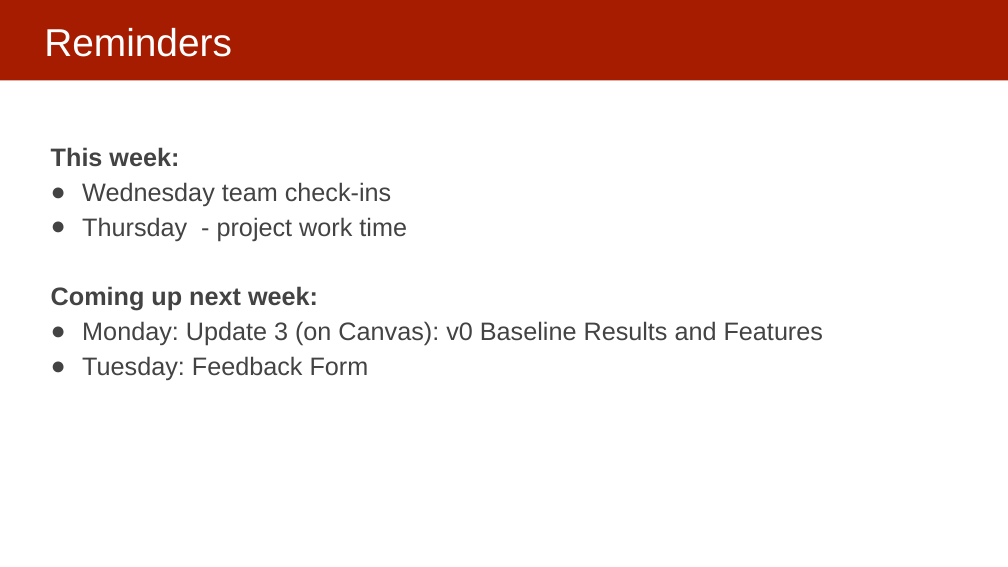
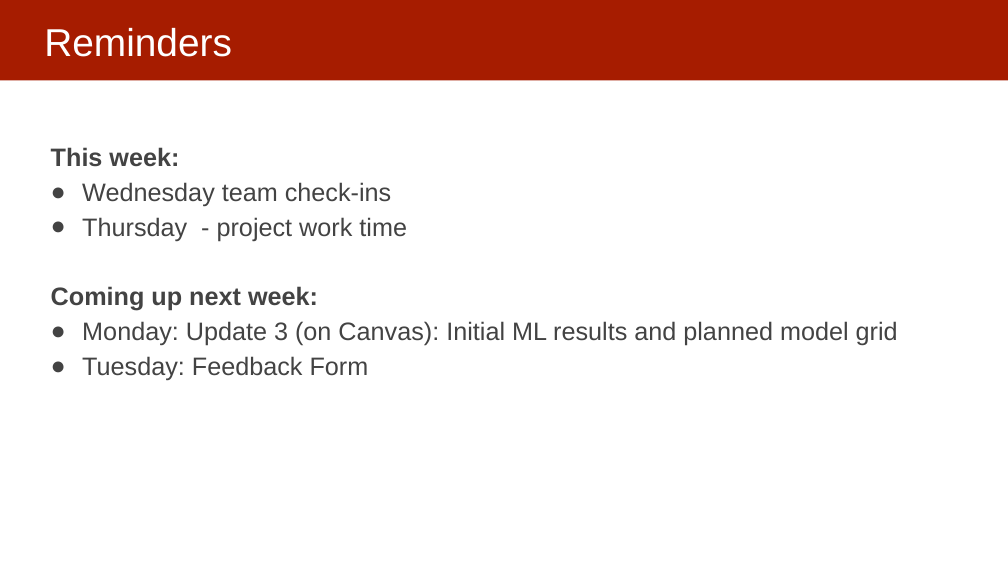
Before and after one commit to dssg/mlforpublicpolicylab, a slide deck: slide 2 of Lectures/14-ml-modeling-in-practice.pptx. Drawn at 1008x567 pixels with LibreOffice and Linux fonts; fonts in the diff are those of the drawing. Boxes give left, top, right and bottom in pixels: in the first picture for what was removed or moved away, otherwise in the second. Text is boxed around its words. In the diff, an @@ line names an element or a change of style, - is before the commit and + after.

```diff
--- a/Lectures/14-ml-modeling-in-practice.pptx
+++ b/Lectures/14-ml-modeling-in-practice.pptx
@@ text at (82, 321, 898, 346): text changed @@
-● Monday: Update 3 (on Canvas): v0 Baseline Results and Features
+● Monday: Update 3 (on Canvas): Initial ML results and planned model grid
```
Also in this commit, not shown: 3 other slides changed, 1 slide added.
